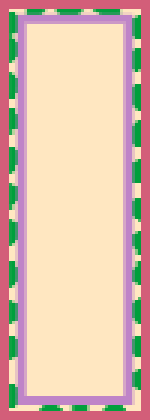
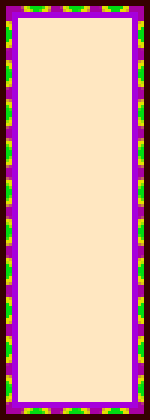
Layer changes from the first 150×420 image to the second:
removed layer "Фигура 55 (копия) 7" over bbox(15, 12, 135, 405)
removed layer "Слой 69 (копия) 3" over bbox(9, 9, 141, 411)
removed layer "Фигура 55 (копия) 6" over bbox(0, 0, 150, 420)
removed layer "Рецепт (копия) 10" over bbox(3, 0, 150, 420)
added layer "Фигура 1 (копия)" above "Слой 2" over bbox(12, 12, 138, 408)
added layer "Слой 2" above "Цветовой тон/Насыщенность 1" over bbox(0, 0, 150, 420)
added layer "Слой 1" above "Фигура 1" over bbox(6, 6, 144, 414)
added layer "Фигура 1" over bbox(0, 0, 150, 420)
